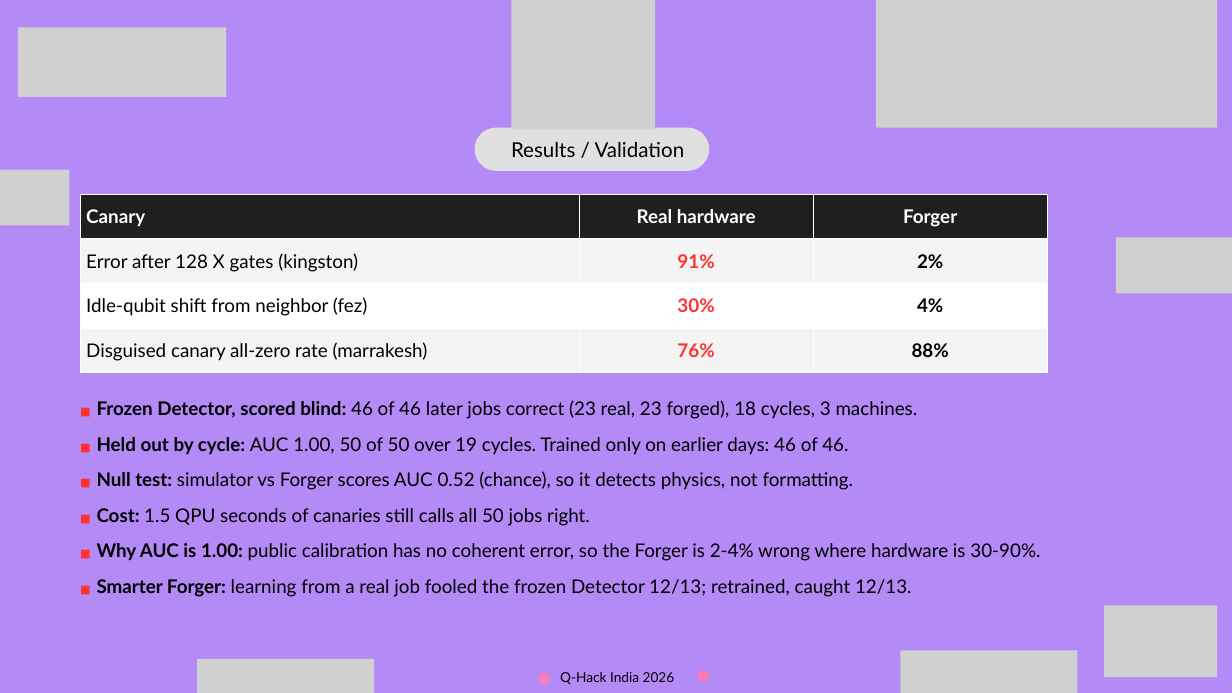
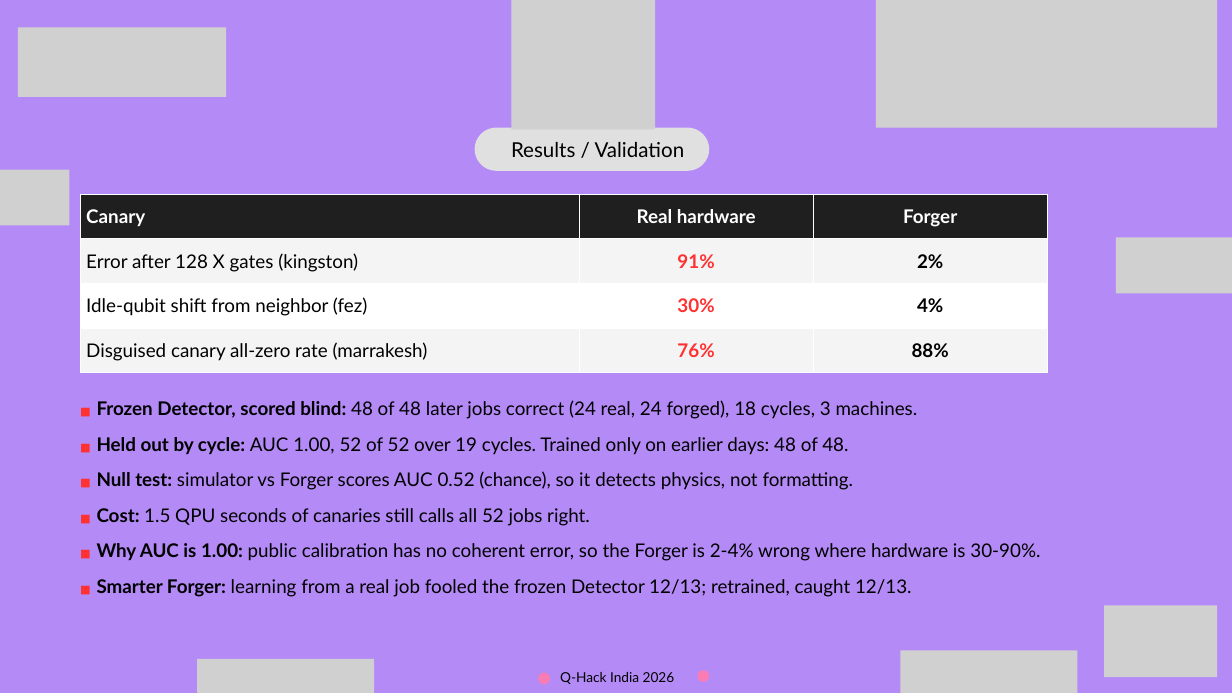
Before and after one commit to Karthikeya47/GhostQPU, a slide deck: slide 8 of docs/GhostQPU_QHack_India26.pptx. Drawn at 1232x693 pixels with LibreOffice and Linux fonts; fonts in the diff are those of the drawing; grey boxes stand for pictures. Boxes give left, top, right and bottom in pixels: in the first picture for what was removed or moved away, otherwise in the second. Text is boxed around its words. In the diff, an @@ line names an element or a change of style, - is before the commit and + after.

```diff
--- a/docs/GhostQPU_QHack_India26.pptx
+++ b/docs/GhostQPU_QHack_India26.pptx
@@ text at box(97, 400, 918, 455): text changed @@
-■ Frozen Detector, scored blind: 46 of 46 later jobs correct (23 real, 23 forged), 18 cycles, 3 machines.
-■ Held out by cycle: AUC 1.00, 50 of 50 over 19 cycles. Trained only on earlier days: 46 of 46.
+■ Frozen Detector, scored blind: 48 of 48 later jobs correct (24 real, 24 forged), 18 cycles, 3 machines.
+■ Held out by cycle: AUC 1.00, 52 of 52 over 19 cycles. Trained only on earlier days: 48 of 48.
@@ text at box(97, 508, 590, 526): text changed @@
-■ Cost: 1.5 QPU seconds of canaries still calls all 50 jobs right.
+■ Cost: 1.5 QPU seconds of canaries still calls all 52 jobs right.
```
Also in this commit, not shown: 1 other slide changed, 10 other files.
